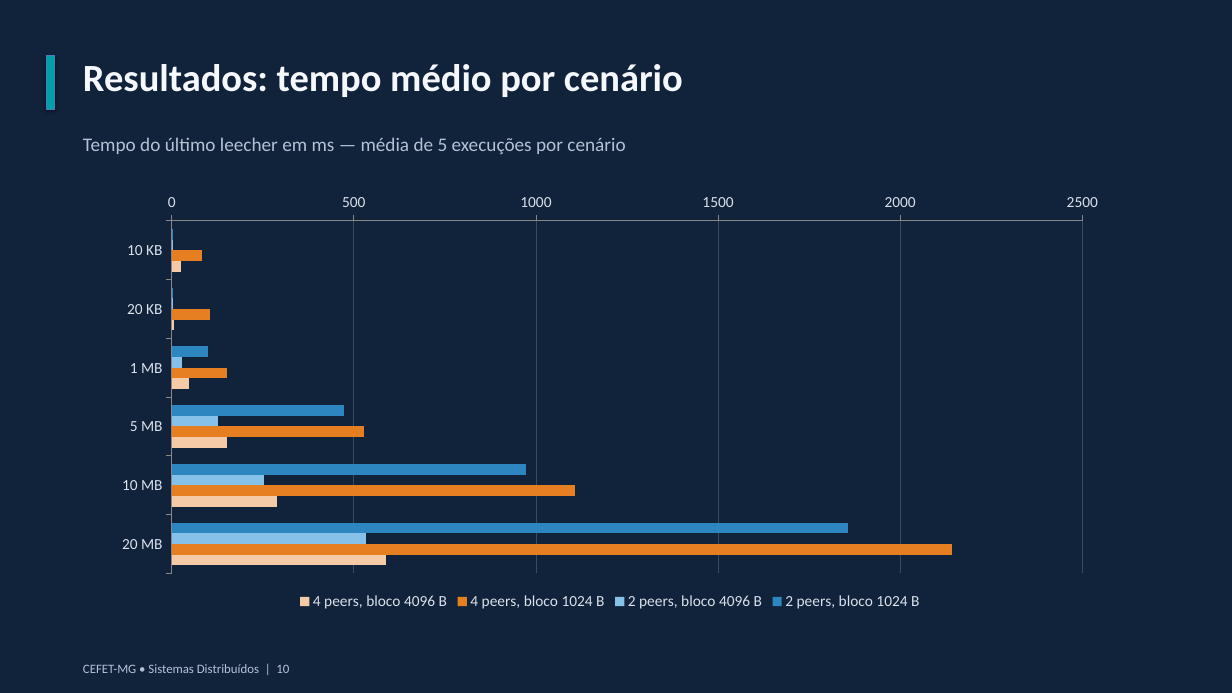
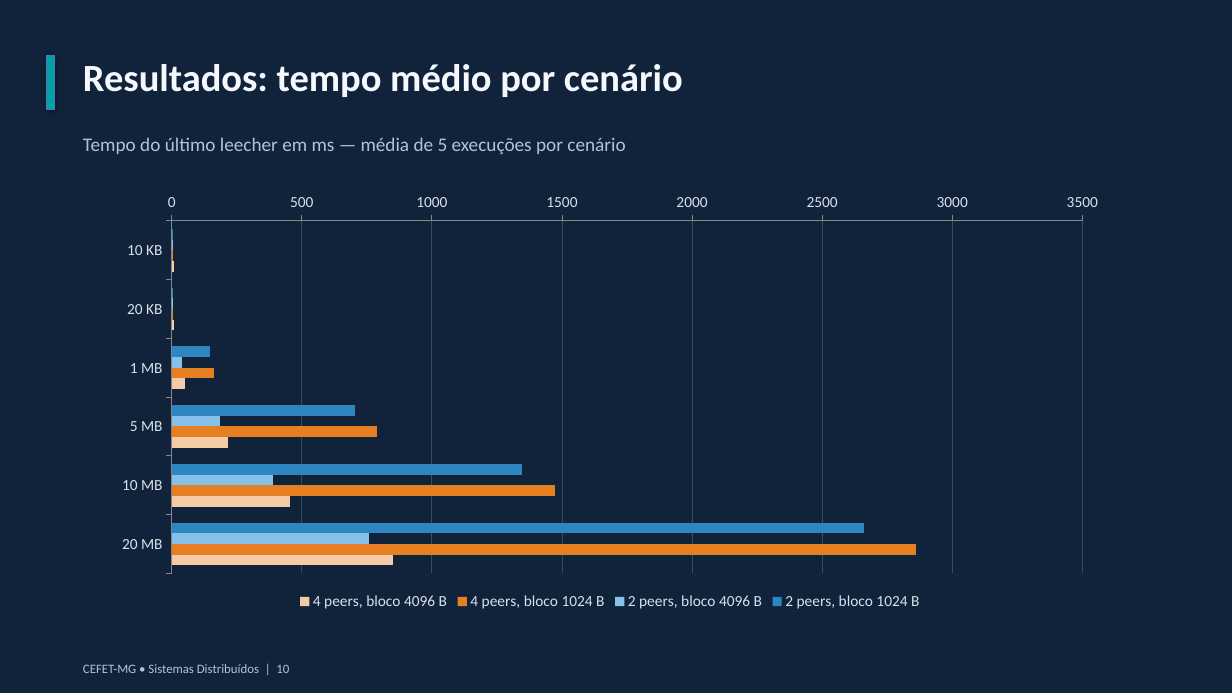
Before and after one commit to allinesferreira/CEFET-SD_TP2, a slide deck: slide 10 of docs/apresentacao.pptx. Drawn at 1232x693 pixels with LibreOffice and Linux fonts; fonts in the diff are those of the drawing. Boxes give left, top, right and bottom in pixels: in the first picture for what was removed or moved away, otherwise in the second. Text is boxed around its words. In the diff, an @@ line names an element or a change of style, - is before the commit and + after.

```diff
--- a/docs/apresentacao.pptx
+++ b/docs/apresentacao.pptx
@@ bar chart at (102,185,1118,615) @@
-2 peers, bloco 1024 B: 0, 0, 100, 470, 970, 1860
+2 peers, bloco 1024 B: 0, 0, 150, 700, 1340, 2660
-2 peers, bloco 4096 B: 0, 0, 30, 130, 250, 530
+2 peers, bloco 4096 B: 0, 0, 40, 180, 390, 760
-4 peers, bloco 1024 B: 80, 100, 150, 530, 1110, 2140
+4 peers, bloco 1024 B: 0, 10, 160, 790, 1470, 2860
-4 peers, bloco 4096 B: 30, 0, 50, 150, 290, 590
+4 peers, bloco 4096 B: 10, 10, 50, 220, 450, 850
```
Also in this commit, not shown: 4 other slides changed.
